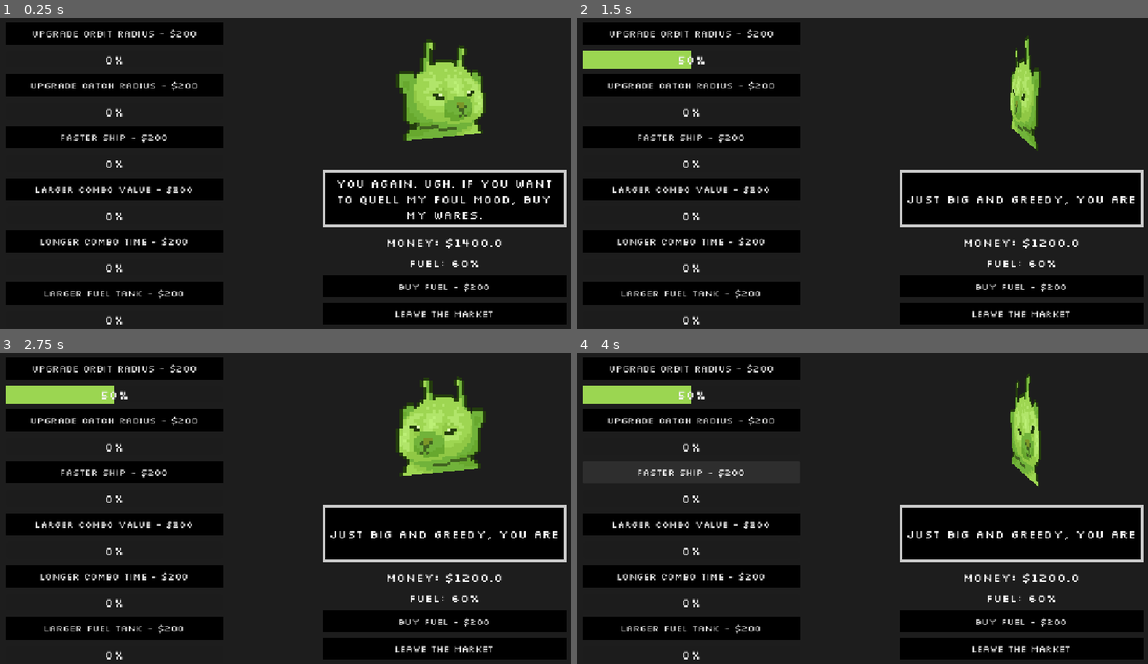
Above: before the commit, frames 1-4 (two rows, left to right).
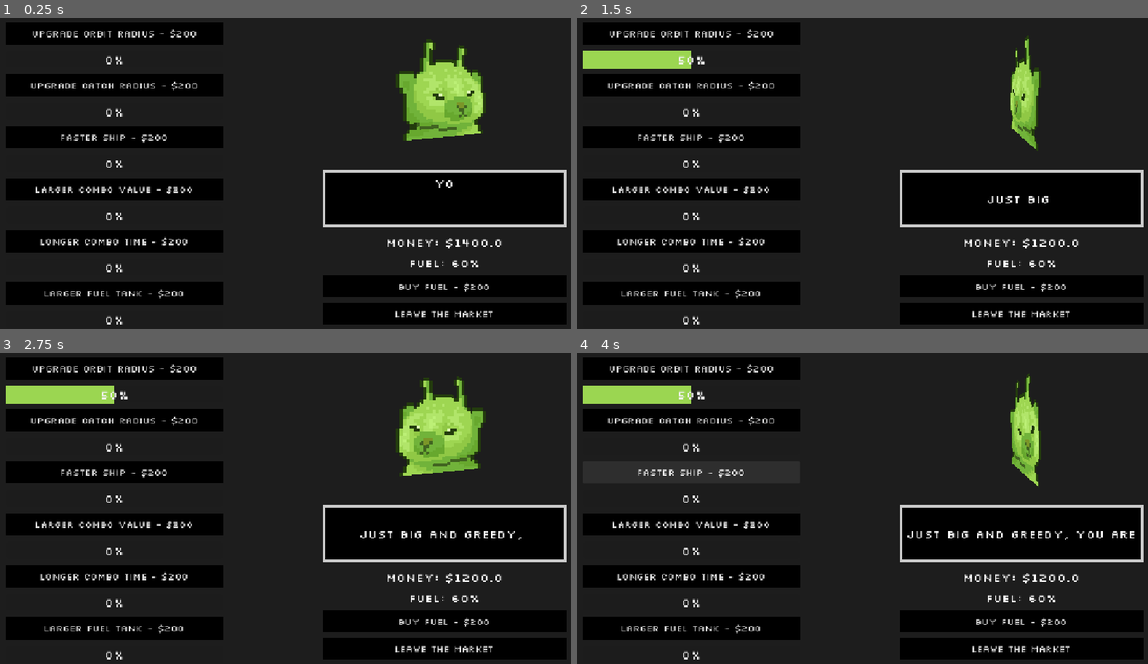
Above: after the commit, the same moments.

Repository: DudeNamedDarcy/CosmicJam2026
Game: Godot game, scene res://market/black_hole_market.tscn
Same seed, same stepped clock (60 frames per second), same inputs: the game is played once before the commit and once after it. This scene is started directly instead of the project's main scene. Sound files missing from this copy of the repository are replaced by a short silence.
Inputs (mouse positions are in pixels of both pictures, inside the frame that each line leads up to):
- Up to frame 1 (0.25 s): no input
- Up to frame 2 (1.5 s): click "Upgrade Orbit Radius - $200" at 0.5 s; move the mouse to (988, 157) at 1.27 s; press the mouse at (988, 157) at 1.28 s; hold Right (ComboRight) from 1.28 s (still down)
- Up to frame 3 (2.75 s): release Right (ComboRight) at 2 s; release the mouse at (411, 492) at 2 s; drag from (165, 527) to (251, 576) at 2.02 s
- Up to frame 4 (4 s): move the mouse to (919, 440) at 2.77 s; press the mouse at (919, 440) at 2.78 s; hold Right (ComboRight) 2.78-3.5 s; release the mouse at (919, 440) at 3.5 s; drag from (828, 576) to (685, 461) at 3.52 s

The runs differ from the first frame. In frame 1, 0.9% of the frame differs, in the area x 59-97%, y 52-65%; in frame 2, 0.4%; in frame 3, 0.5%; in frame 4, nothing differs.

Commit message:
Fixed Dialogue System

Diff:
--- a/dialogue/dialogue_box.gd
+++ b/dialogue/dialogue_box.gd
@@ -11,6 +11,25 @@
 "Test3Test3Test3",
 ]
 
+var intro_dialogue: Array[String] = ["You again. Ugh. If you want to quell my foul mood, buy my Wares.",
+"I am Glorp of the Celestial Mob, and you will buy my Wares.",
+"Now I have become Glorp, the seller of Wares.",
+"Welcome to the BlackHole market. Prepare to Purchase my Wares.",
+"You are truly an insatiable fellow."
+]
+
+var purchase_dialogue: Array[String] = ["Eh, that upgrade's okay, I guess!",
+"Good boy",
+"Holy mackerel! Took you long enough!",
+"A worthless purchase",
+"Just big and greedy, you are"
+]
+
+var broke_dialogue: Array[String] = ["Imagine being broke LOL",
+"Come back when you're a little... richer!"]
+
+var active_tween:Tween
+
 var current_dialogue_index = 0
 
 var text_done: bool = false
@@ -18,6 +37,8 @@
 
 # Called when the node enters the scene tree for the first time.
 func _ready() -> void:
+	await get_tree().process_frame #yeah checks out
+	await get_tree().process_frame
 	show_text(dialogue)
 	#button.pressed.connect(_advance)
 	pass
@@ -33,17 +54,26 @@
 
 func show_text(array: Array[String]) -> void:
 	text_done = false
+
+	audio_stream_player.stop()
+	if active_tween and active_tween.is_valid():
+		active_tween.kill()
+
 	rich_text_label.visible_ratio = 0
+
 	var current_text = array[current_dialogue_index]
 	rich_text_label.text = current_text
-	var tween_duration: float = current_text.length() / 10
-	var sound_offset = audio_stream_player.stream.get_length() - tween_duration #so sound doesn't cut off
+	var tween_duration: float = current_text.length() / 10.0
+
+	var sound_offset = max(0.0, audio_stream_player.stream.get_length() - tween_duration) #so sound doesn't cut off
 	var sound_start_position = randf() * sound_offset
 	audio_stream_player.play(sound_start_position)
-	var tween = create_tween()
-	tween.tween_property(rich_text_label, "visible_ratio", 1, tween_duration)
-	tween.finished.connect(audio_stream_player.stop)
-	tween.finished.connect(_text_is_done)
+
+	active_tween = create_tween()
+	active_tween.tween_property(rich_text_label, "visible_ratio", 1, tween_duration)
+	active_tween.finished.connect(audio_stream_player.stop)
+	active_tween.finished.connect(_text_is_done)
+
 
 func _text_is_done() -> void:
 	text_done = true
--- a/market/black_hole_market.gd
+++ b/market/black_hole_market.gd
@@ -39,7 +39,7 @@
 "You are truly an insatiable fellow."
 ]
 
-var purchase_dialogue: Array[String] = ["Finally!",
+var purchase_dialogue: Array[String] = ["Eh, that upgrade's okay, I guess!",
 "Good boy",
 "Holy mackerel! Took you long enough!",
 "A worthless purchase",
@@ -56,8 +56,8 @@
 # Called when the node enters the scene tree for the first time.
 func _ready() -> void:
 	broke_alert_label.hide()
-	var chosen_index: int = randi_range(0, len(intro_dialogue) -1)
-	dialogue_box.dialogue = intro_dialogue.slice(chosen_index, (chosen_index+1))
+	dialogue_box.dialogue = intro_dialogue
+	dialogue_box.current_dialogue_index = randi_range(0, len(intro_dialogue) -1)
 	dialogue_box.show_text(dialogue_box.dialogue)
 
 # Called every frame. 'delta' is the elapsed time since the previous frame.
@@ -130,8 +130,8 @@
 		return
 
 func activate_buy_dialogue() -> void:
-	var chosen_index: int = randi_range(0, len(purchase_dialogue) -1)
-	dialogue_box.dialogue = purchase_dialogue.slice(chosen_index, (chosen_index+1))
+	dialogue_box.dialogue = purchase_dialogue
+	dialogue_box.current_dialogue_index = randi_range(0, len(purchase_dialogue) -1)
 	dialogue_box.show_text(dialogue_box.dialogue)
 
 
Not shown, added: export_presets.cfg
